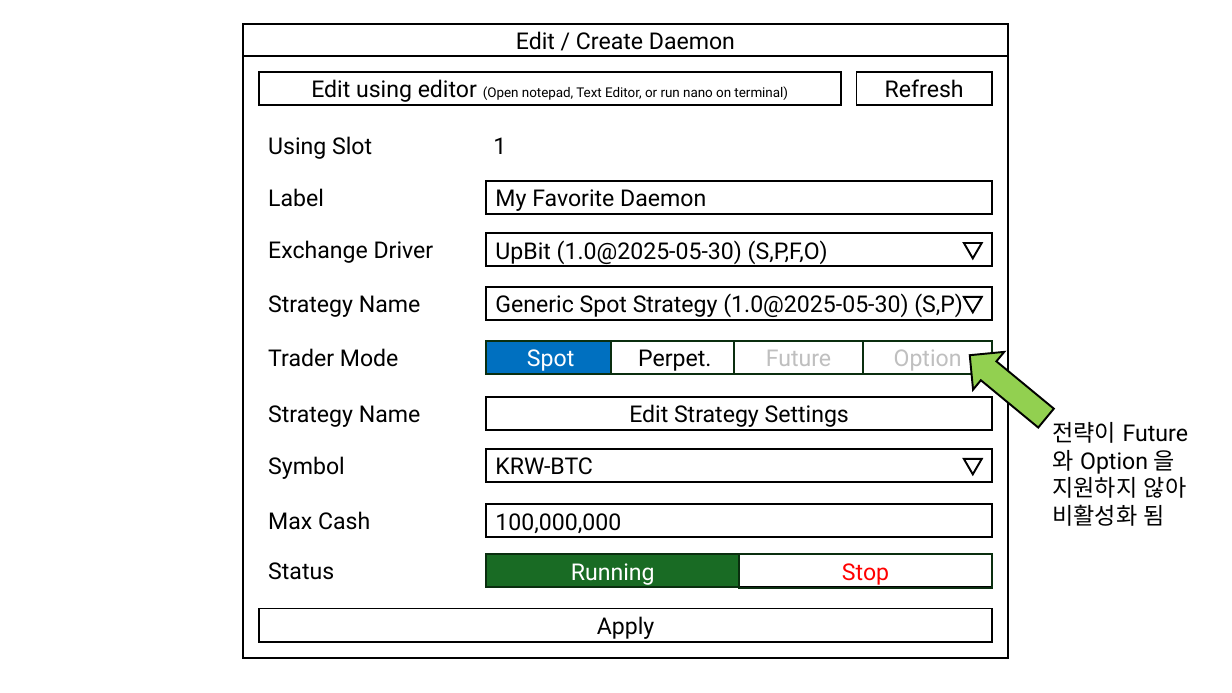
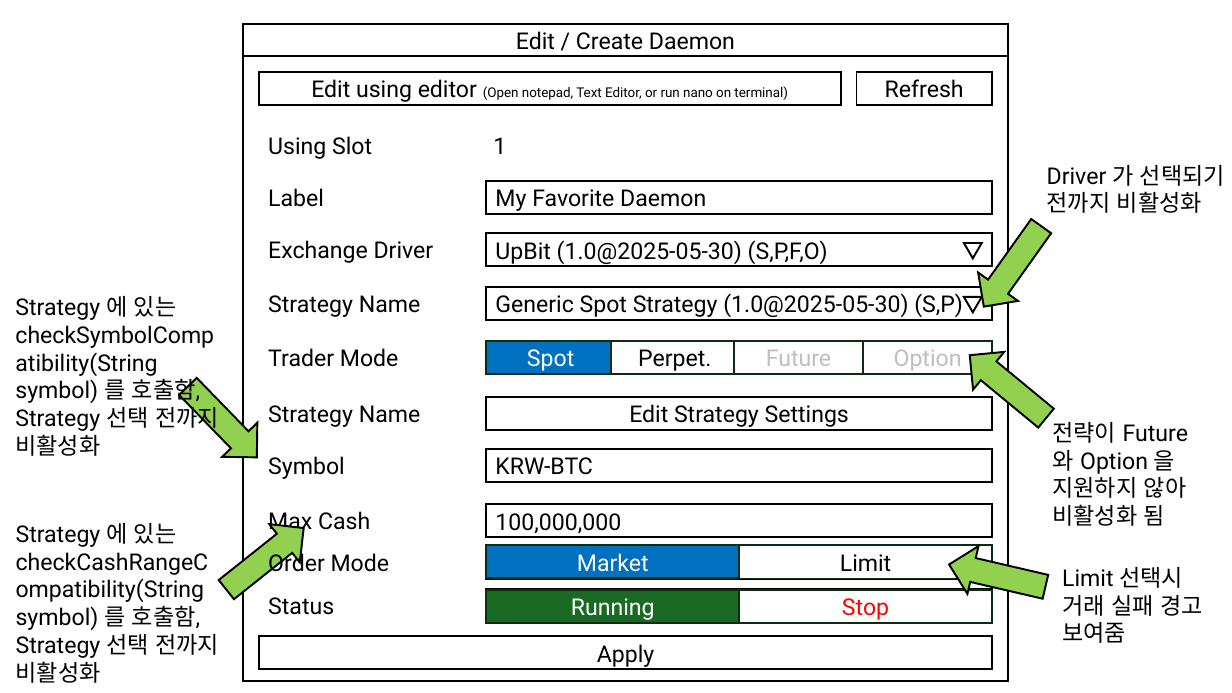
Before and after one commit to 410-dev/KSTraderMachine, a slide deck: slide 14 of uidesign.pptx. Drawn at 1232x693 pixels with LibreOffice and Linux fonts; fonts in the diff are those of the drawing. Boxes give left, top, right and bottom in pixels: in the first picture for what was removed or moved away, otherwise in the second. Text is boxed around its words. In the diff, an @@ line names an element or a change of style, - is before the commit and + after.

```diff
--- a/uidesign.pptx
+++ b/uidesign.pptx
@@ rectangle: place and size @@
-rectangle at bbox=[243, 56, 1008, 659]
+rectangle at bbox=[243, 56, 1008, 682]
@@ text added at bbox=[1047, 165, 1225, 213], 18 pt, text #000000 @@
+Driver 가 선택되기 전까지 비활성화
@@ left arrow added at bbox=[964, 212, 1061, 321], fill #92D050, outline #000000 1.5 pt @@
@@ text added at bbox=[15, 296, 219, 456], 18 pt, text #000000 @@
+Strategy 에 있는 checkSymbolCompatibility(String symbol) 를 호출함, Strategy 선택 전까지 비활성화
@@ left arrow added at bbox=[170, 369, 274, 474], fill #92D050, outline #000000 1.5 pt @@
@@ triangle removed at bbox=[964, 459, 982, 475] @@
@@ left arrow added at bbox=[211, 509, 319, 609], fill #92D050, outline #000000 1.5 pt @@
@@ text added at bbox=[16, 523, 219, 683], 18 pt, text #000000 @@
+Strategy 에 있는 checkCashRangeCompatibility(String symbol) 를 호출함, Strategy 선택 전까지 비활성화
@@ text added at bbox=[268, 550, 390, 573], 18 pt, text #000000 @@
+Order Mode
@@ rectangle added at bbox=[486, 546, 992, 579], fill #FFFFFF, outline #000000 1.5 pt @@
@@ rectangle added at bbox=[486, 545, 739, 579], fill #0070C0, outline #0B2F10 1.5 pt, 18 pt, text #FFFFFF @@
+Market
@@ rectangle added at bbox=[739, 545, 993, 579], fill #FFFFFF, outline #0B2F10 1.5 pt, 18 pt, text #000000 @@
+Limit
@@ left arrow added at bbox=[944, 541, 1051, 611], fill #92D050, outline #000000 1.5 pt @@
@@ text added at bbox=[1062, 567, 1203, 643], 18 pt, text #000000 @@
+Limit 선택시 거래 실패 경고 보여줌
@@ 3 rectangles, 1 text: place and size @@
-3 rectangles, 1 text at bbox=[268, 555, 993, 588]
+3 rectangles, 1 text at bbox=[268, 590, 993, 623]
@@ rectangle "Stop" at bbox=[739, 590, 993, 623]: fill none to #FFFFFF @@
@@ rectangle "Apply": place and size @@
-rectangle "Apply" at bbox=[259, 609, 992, 642]
+rectangle "Apply" at bbox=[259, 637, 992, 670]
```
Also in this commit, not shown: 1 other slide changed, 23 other files.
